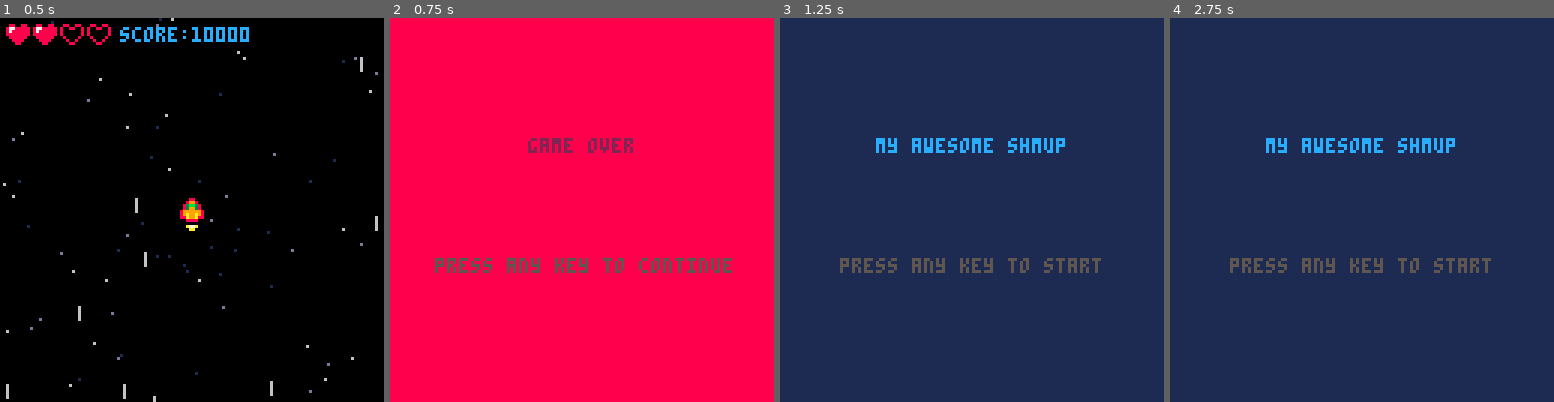
Above: before the commit, frames 1-4 (left to right).
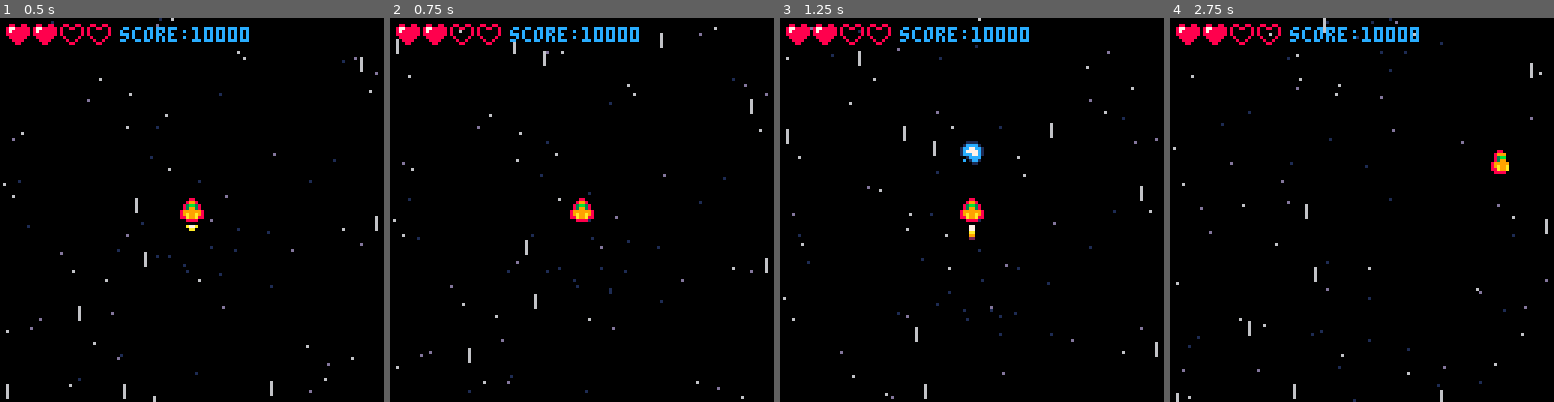
Above: after the commit, the same moments.

Repository: mattmuroya/pico-8
Game: PICO-8 cartridge carts/shmup/shmup.p8
The game is run twice, just before and just after one commit, with the same random seed, the same clock (stepped at 60 frames per second) and the same inputs.
Inputs:
- Up to frame 1 (0.5 s): tap X (X key) at 0.33 s
- Up to frame 2 (0.75 s): tap O (Z key) at 0.7 s
- Up to frame 3 (1.25 s): tap X (X key) at 1.07 s
- Up to frame 4 (2.75 s): hold Right 1.6-2.1 s; tap O (Z key) at 1.7, 2.1, 2.5 s; tap X (X key) at 1.85 s; hold Up 2.15-2.42 s; hold Right from 2.47 s (still down)

Frame 1 is identical in both runs. In frame 2, 99% of the frame differs, in the area x 0-100%, y 0-100%; in frame 3, 100%; in frame 4, 100%.

Commit message:
refactor ship/stars/lasers into objects

Diff:
--- a/carts/shmup/shmup.p8
+++ b/carts/shmup/shmup.p8
@@ -22,30 +22,35 @@
 	elseif mode=="start" then draw_start()
 	elseif mode=="over" then draw_over()
 	end
+	-- debug
+	-- print("debug",1,122,7)
 end
 
 function start_game()
 	mode="game"
-	-- init starfield
-	stars_x={}
-	stars_y={}
-	stars_spd={}
+	-- init stars
+	stars={}
 	for i=1,80 do
-		add(stars_x, flr(rnd(128)))
-		add(stars_y, flr(rnd(128)))
-		add(stars_spd,rnd(1.5)+.5)
+		add(stars,{
+			x=flr(rnd(128)),
+			y=flr(rnd(128)),
+			spd=rnd(1.5)+0.5
+		})
 	end
 	-- init ship
-	ship_spr=2
-	ship_x=60
-	ship_y=60
-	ship_spd_x=0
-	ship_spd_y=0
+	ship={
+		spr=2,
+		x=60,
+		y=60,
+		spd={
+			x=0,
+			y=0
+		}
+	}
 	--init flame
-	flame_spr=5
+	flame=5
 	-- init lasers
-	laser_spr=21
-	fired_lasers={}
+	lasers={}
 	muzzle=0
 	-- init player stats
 	score=10000
@@ -59,94 +64,81 @@
 	if blink_t>#frames then blink_t=1 end
 	return frames[blink_t]
 end
-
 -->8
 -- update functions
 
 function update_game()
 	--reset speed and sprite
-	ship_spd_x=0
-	ship_spd_y=0
-	ship_spr=2
-
+	ship.spd.x=0
+	ship.spd.y=0
+	ship.spr=2
 	--animate starfield
-	for i=1,#stars_y do
-		local y=stars_y[i]
-		stars_y[i]+=stars_spd[i]
-		if stars_y[i]>=128 then stars_y[i]=0
-		end
-	end
-
+	for i=1,#stars do
+		local star=stars[i]
+		star.y+=star.spd
+		if star.y>=128 then star.y=0
+		end
+	end
 	--set x speed
 	if btn(0) and btn(1) then
-		if btn_0_was_last then ship_spd_x+=2
-		else ship_spd_x-=2
+		if btn_0_was_last then ship.spd.x+=2
+		else ship.spd.x-=2
 		end
 	elseif btn(0) then
 		btn_0_was_last=true
-		ship_spd_x-=2
-		ship_spr=1
+		ship.spd.x-=2
+		ship.spr=1
 	elseif btn(1) then
 		btn_0_was_last=false
-		ship_spd_x+=2
-		ship_spr=3
-	end
-
+		ship.spd.x+=2
+		ship.spr=3
+	end
 	--set y speed
 	if btn(2) and btn(3) then
-		if btn_2_was_last then ship_spd_y+=2
-		else ship_spd_y-=2
+		if btn_2_was_last then ship.spd.y+=2
+		else ship.spd.y-=2
 		end
 	elseif btn(2) then
 		btn_2_was_last=true
-		ship_spd_y-=2
+		ship.spd.y-=2
 	elseif btn(3) then
 		btn_2_was_last=false
-		ship_spd_y+=2
-	end
-
+		ship.spd.y+=2
+	end
 	--calculate ship position
-	ship_x+=ship_spd_x
-	ship_y+=ship_spd_y
-
+	ship.x+=ship.spd.x
+	ship.y+=ship.spd.y
 	--animate flame
-	if flame_spr>9 then flame_spr=5
-	else flame_spr+=1
-	end
-
+	if flame>9 then flame=5
+	else flame+=1
+	end
 	--fire laser
 	if btnp(5) then
+		add(lasers,{
+			x=ship.x,
+			y=ship.y-4,
+			spr=21
+		})
+		muzzle=5
 		sfx(0)
-		muzzle=5
-		add(fired_lasers,{ship_x,ship_y-4})
-	end
-
-	--cut lasers
-	if #fired_lasers > 10 then deli(fired_lasers,1)
-	end
-
+	end
 	--animate lasers
-	for i=1,#fired_lasers do
-		fired_lasers[i][2]-=3
-	end
-	if laser_spr==24 then laser_spr=21
-	else laser_spr+=1
-	end
-
+	for i=#lasers,1,-1 do
+		lasers[i].y-=3
+		if lasers[i].y<-8 then del(lasers,lasers[i])
+		elseif lasers[i].spr<24 then lasers[i].spr+=1
+		else lasers[i].spr=21
+		end
+	end
 	--animate muzzle
 	if muzzle>0 then muzzle-=1
 	end
-
-	if btnp(4) then mode="over"
-	end
-
 	--reset position if hit bound
-	if ship_x>=120 then	ship_x=120
-	elseif ship_x<=0 then	ship_x=0
-	end
-
-	if ship_y>=120 then	ship_y=120
-	elseif ship_y<=0 then	ship_y=0
+	if ship.x>=120 then	ship.x=120
+	elseif ship.x<=0 then	ship.x=0
+	end
+	if ship.y>=120 then	ship.y=120
+	elseif ship.y<=0 then	ship.y=0
 	end
 end
 
@@ -164,33 +156,28 @@
 
 function draw_game()
 	cls(0)
-
 	-- draw starfield
-	for i=1,#stars_x do
-		local x,y,s,col=stars_x[i],stars_y[i],stars_spd[i],6
-		if s<1 then col=1
-		elseif s<1.5 then col=13
-		end
-
-		if s>1.9 then line(x,y,x,y+4,col)
-		else pset(x,y,col)
-		end
-	end
-
+	for i=1,#stars do
+		local star,color = stars[i],6
+		if star.spd<1 then color=1
+		elseif star.spd<1.5 then color=13
+		end
+		if star.spd>1.9 then line(star.x,star.y,star.x,star.y+4,color)
+		else pset(star.x,star.y,color)
+		end
+	end
 	-- draw ship and flame
-	spr(ship_spr,ship_x,ship_y)
-	if flame_spr <=9 then spr(flame_spr,ship_x,ship_y+8)
-	end
-
-	-- draw lasers and muzzle flash
-	for i=1,#fired_lasers do
-		spr(laser_spr,fired_lasers[i][1],fired_lasers[i][2])
+	spr(ship.spr,ship.x,ship.y)
+	if flame <=9 then spr(flame,ship.x,ship.y+8)
+	end
+	for i=1,#lasers do
+		local laser=lasers[i]
+		spr(laser.spr,laser.x,laser.y)
 	end
 	if muzzle>0 then
-		circfill(ship_x+3,ship_y-2,muzzle,muzzle>2 and 12 or 7)
-		circfill(ship_x+4,ship_y-2,muzzle,muzzle>2 and 12 or 7)
-	end
-
+		circfill(ship.x+3,ship.y-2,muzzle,muzzle>2 and 12 or 7)
+		circfill(ship.x+4,ship.y-2,muzzle,muzzle>2 and 12 or 7)
+	end
 	-- draw player stats
 	print("score:"..score,40,3,12)
 	for i=1,4 do
Not shown, changed: config.txt
